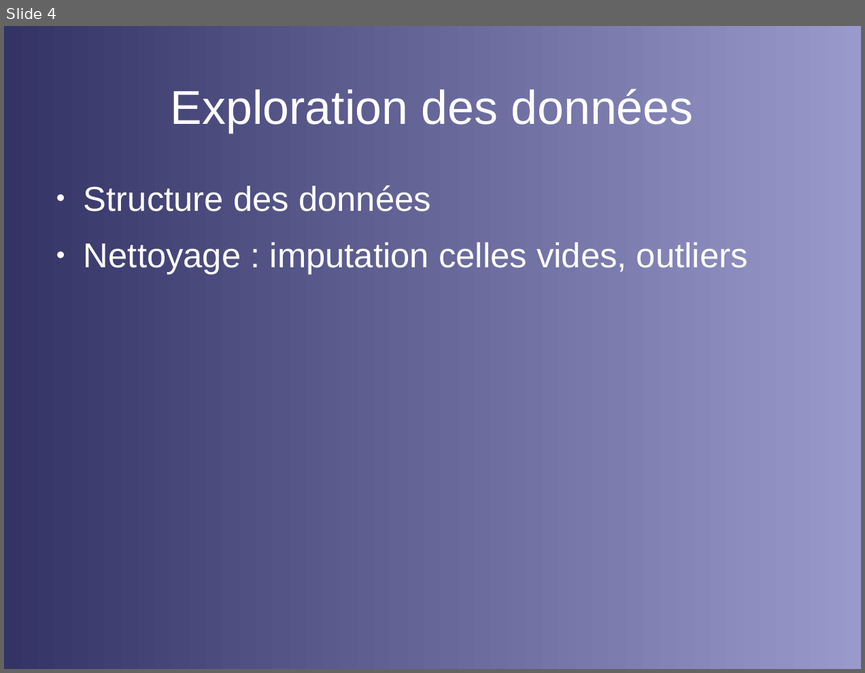
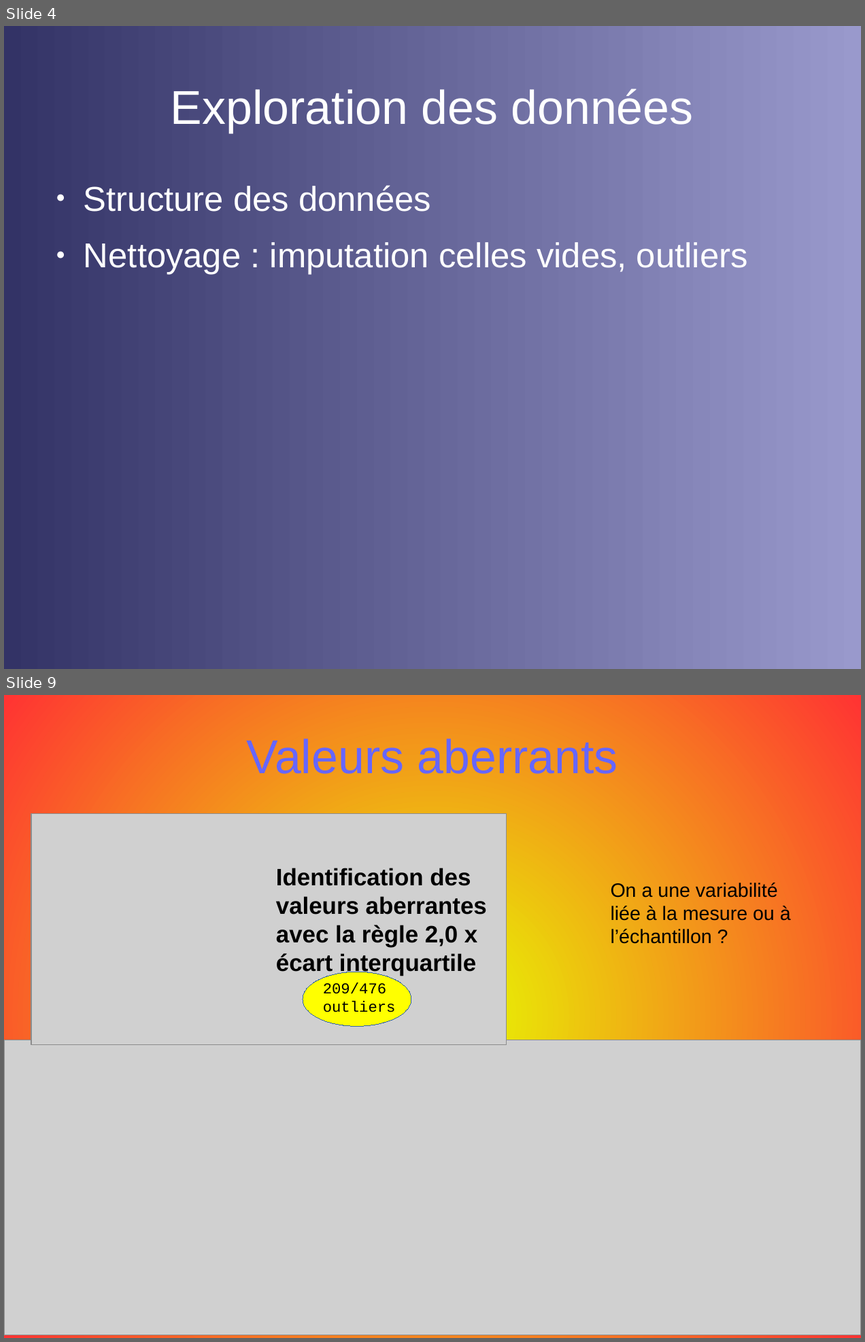
Before and after one commit to opsabarsec/African-soil-chemistry, a slide deck: documents/P7_presentation.odp. Shown one above the other, each under a label of ours: slide 4 before the commit, slides 4 and 9 after it; the slides between them are not shown. The pictures are 865x673 and 865x1342 pixels, drawn with LibreOffice and Linux fonts; fonts in the diff are those of the drawing; grey boxes stand for pictures. Boxes give left, top, right and bottom in pixels: in the first picture for what was removed or moved away, otherwise in the second. Text is boxed around its words. In the diff, an @@ line names an element or a change of style, - is before the commit and + after.

```diff
--- a/documents/P7_presentation.odp
+++ b/documents/P7_presentation.odp
@@ slide 9 added at <box>4,695,861,1338</box>, background gradient #E6FF00 to #FF3333 @@
@@ title added at <box>247,739,618,774</box>, 44 pt, text #6666FF @@
+Valeurs aberrants
@@ picture added at <box>31,814,507,1045</box> @@
@@ text added at <box>276,868,487,976</box>, 22 pt, text #000000, bold @@
+Identification des valeurs aberrantes avec la règle 2,0 x écart interquartile
@@ text added at <box>611,883,791,944</box>, 18 pt, text #000000 @@
+On a une variabilité liée à la mesure ou à l’échantillon ?
@@ ellipse added at <box>303,972,411,1026</box>, fill #FFFF00, outline #3465A4 0 pt @@
@@ text added at <box>323,983,396,1013</box>, 14 pt, text #000000 @@
+209/476 outliers
@@ picture added at <box>4,1040,861,1335</box> @@
```
Also in this commit, not shown: 2 slides changed, 6 other slides added, 1 slide removed, 6 other files.
